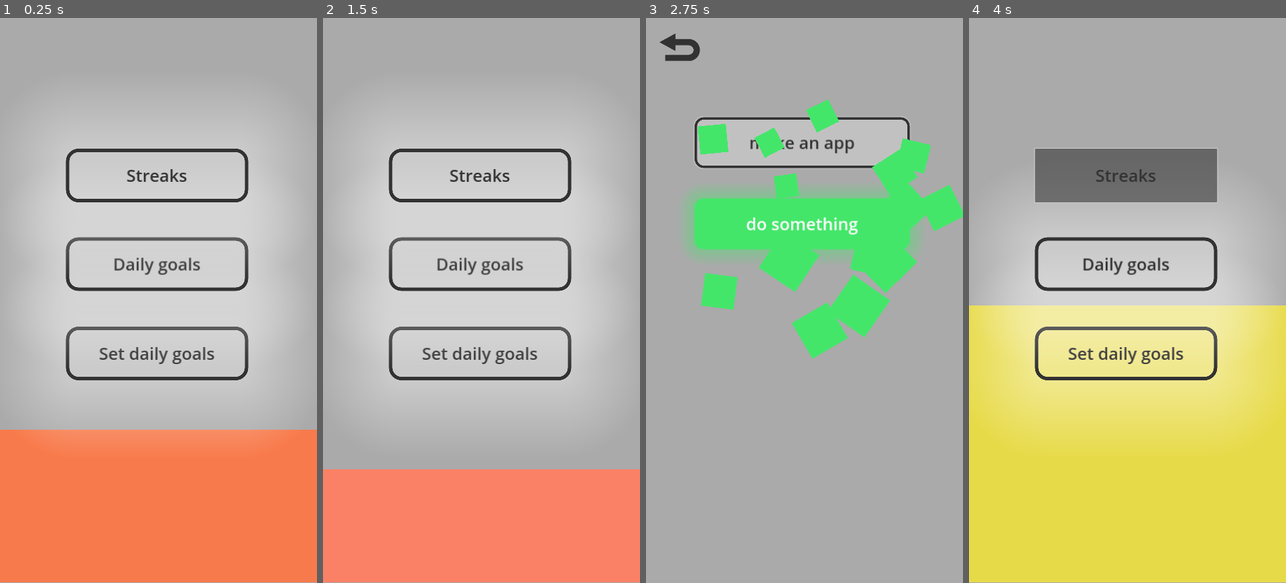
Above: before the commit, frames 1-4 (left to right).
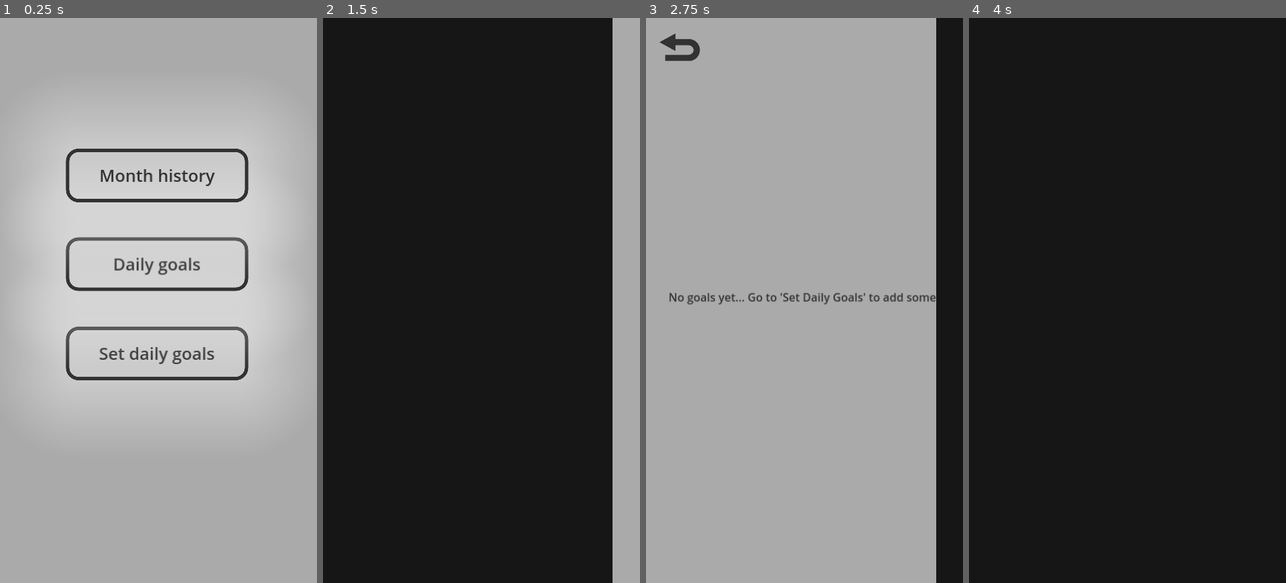
Above: after the commit, the same moments.

Repository: MRGlick/Productivity-app
Game: Godot game, scene res://main.tscn
Same seed, same stepped clock (60 frames per second), same inputs: the game is played once before the commit and once after it.
Inputs (mouse positions are in pixels of both pictures, inside the frame that each line leads up to):
- Up to frame 1 (0.25 s): no input
- Up to frame 2 (1.5 s): click "Set daily goals" at 0.5 s; click (357, 46) at 1.25 s
- Up to frame 3 (2.75 s): click "Daily goals" at 2 s
- Up to frame 4 (4 s): click (1003, 46) at 2.75 s; click "Streaks" (after the commit: "Month history") at 3.5 s

The runs differ from the first frame. In frame 1, 27% of the frame differs, in the area x 0-100%, y 26-100%; in frame 2, 93%; in frame 3, 25%; in frame 4, 100%, in the area x 0-100%, y 0-100%.

Commit message:
Finished month history and added some final touchups.

Diff:
--- a/DailyGoals.gd
+++ b/DailyGoals.gd
@@ -7,7 +7,10 @@
 var button_spacing = 230
 
 func _ready():
-	update_button_positions()
+	if Global.daily_goals != {}:
+		update_button_positions()
+		$NoTasksYet.hide()
+
 
 func _on_back_button_pressed():
 	Global.change_scene("res://main.tscn")
--- a/DailyGoals.tscn
+++ b/DailyGoals.tscn
@@ -29,4 +29,15 @@
 offset_right = 40.0
 offset_bottom = 40.0
 
+[node name="NoTasksYet" type="Label" parent="."]
+layout_mode = 0
+offset_top = 622.0
+offset_right = 898.0
+offset_bottom = 958.0
+theme_override_colors/font_color = Color(0.196078, 0.196078, 0.196078, 1)
+theme_override_font_sizes/font_size = 32
+text = "No goals yet... Go to 'Set Daily Goals' to add some!"
+horizontal_alignment = 1
+vertical_alignment = 1
+
 [connection signal="pressed" from="BackButton" to="." method="_on_back_button_pressed"]
--- a/Global.gd
+++ b/Global.gd
@@ -1,7 +1,7 @@
 extends Node
 
 
-var daily_goals: Dictionary = {'make an app' : false, 'do something' : true} # ex: 'make an app' : false, 'do something' : true | value is whether the task has been done or not
+var daily_goals: Dictionary = {} # ex: 'make an app' : false, 'do something' : true | value is whether the task has been done or not
 
 var save_path: String = "user://data.dat"
 
@@ -13,7 +13,10 @@
 
 var days := []
 
+var scene_changing = false
+
 func _ready():
+	_save()
 	_load()
 	if date_last_opened and date_last_opened.day != get_datetime().day:
 		update_goals_completion()
@@ -34,7 +37,13 @@
 		daily_goals[key] = false
 
 func change_scene(path):
+	if scene_changing: return
+	scene_changing = true
+	Transition.close()
+	await Transition.finished_closing
 	get_tree().change_scene_to_file(path)
+	Transition.open()
+	scene_changing = false
 
 func get_datetime():
 	return Time.get_datetime_dict_from_system()
@@ -53,5 +62,6 @@
 		save_data = file.get_var()
 		date_last_opened = save_data.date_last_opened
 		daily_goals = save_data.daily_goals
-		days = [Day.new(get_datetime(), 0.5), Day.new(get_datetime(), 0.2), Day.new(get_datetime(), 0.5), Day.new(get_datetime(), 0.2), Day.new(get_datetime(), 0.5), Day.new(get_datetime(), 0.2), Day.new(get_datetime(), 0.5), Day.new(get_datetime(), 0.2)]
+		#[Day.new(get_datetime(), 0.5), Day.new(get_datetime(), 0.2), Day.new(get_datetime(), 0.5), Day.new(get_datetime(), 0.2), Day.new(get_datetime(), 0.5), Day.new(get_datetime(), 0.2), Day.new(get_datetime(), 0.5), Day.new(get_datetime(), 0.2)]
+		days = save_data.days
 		file.close()
--- a/Streaks.gd
+++ b/Streaks.gd
@@ -66,3 +66,7 @@
 			return "November"
 		12:
 			return "December"
+
+
+func _on_back_button_pressed():
+	Global.change_scene("res://main.tscn")
--- a/Streaks.tscn
+++ b/Streaks.tscn
@@ -1,6 +1,7 @@
-[gd_scene load_steps=2 format=3 uid="uid://yksgtibu15tj"]
+[gd_scene load_steps=3 format=3 uid="uid://b0d2r4kr3r1fq"]
 
 [ext_resource type="Script" path="res://Streaks.gd" id="1_rnium"]
+[ext_resource type="Texture2D" uid="uid://btronouxiv6i3" path="res://Back.png" id="2_0k33y"]
 
 [node name="Streaks" type="Control"]
 layout_mode = 3
@@ -111,3 +112,16 @@
 text = "Sun"
 horizontal_alignment = 1
 vertical_alignment = 1
+
+[node name="BackButton" type="Button" parent="."]
+offset_left = 34.0
+offset_top = 28.0
+offset_right = 159.0
+offset_bottom = 141.0
+icon = ExtResource("2_0k33y")
+flat = true
+alignment = 2
+icon_alignment = 1
+expand_icon = true
+
+[connection signal="pressed" from="BackButton" to="." method="_on_back_button_pressed"]
--- /dev/null
+++ b/Transition.gd
@@ -0,0 +1,33 @@
+extends Control
+
+signal finished_closing
+signal finished_opening
+
+var closing = false
+var opening = false
+
+func close():
+	$ColorRect.position.x = -1150
+	closing = true
+	opening = false
+	for i in 30:
+		if !closing: return
+		$ColorRect.position.x = lerp($ColorRect.position.x, 0.0, 0.1)
+		await get_tree().create_timer(.01).timeout
+	closing = false
+	$ColorRect.position.x = 0.0
+	emit_signal("finished_closing")
+	print("finished_closing")
+
+
+func open():
+	print("started_opening")
+	opening = true
+	closing = false
+	for i in 30:
+		if !opening: return
+		$ColorRect.position.x = lerp($ColorRect.position.x, 1150.0, 0.1)
+		await get_tree().create_timer(.01).timeout
+	opening = false
+	$ColorRect.position.x = -1150.0
+	emit_signal("finished_opening")
--- /dev/null
+++ b/Transition.tscn
@@ -0,0 +1,24 @@
+[gd_scene load_steps=2 format=3 uid="uid://b0m75modngfc6"]
+
+[ext_resource type="Script" path="res://Transition.gd" id="1_d7vbq"]
+
+[node name="Transition" type="Control"]
+layout_mode = 3
+anchors_preset = 15
+anchor_right = 1.0
+anchor_bottom = 1.0
+grow_horizontal = 2
+grow_vertical = 2
+script = ExtResource("1_d7vbq")
+
+[node name="ColorRect" type="ColorRect" parent="."]
+z_index = 10
+layout_mode = 1
+anchors_preset = 15
+anchor_right = 1.0
+anchor_bottom = 1.0
+offset_left = -1150.0
+offset_right = -902.0
+grow_horizontal = 2
+grow_vertical = 2
+color = Color(0.0862745, 0.0862745, 0.0862745, 1)
--- a/main.gd
+++ b/main.gd
@@ -32,3 +32,7 @@
 
 func _on_daily_goals_pressed():
 	Global.change_scene("res://DailyGoals.tscn")
+
+
+func _on_streaks_pressed():
+	Global.change_scene("res://Streaks.tscn")
--- a/main.tscn
+++ b/main.tscn
@@ -85,7 +85,8 @@
 theme_override_colors/font_outline_color = Color(0.196078, 0.196078, 0.196078, 1)
 theme_override_font_sizes/font_size = 48
 theme_override_styles/normal = SubResource("StyleBoxFlat_vdlei")
-text = "Streaks"
+text = "Month history"
 
 [connection signal="pressed" from="SetDailyGoals" to="." method="_on_set_daily_goals_pressed"]
 [connection signal="pressed" from="DailyGoals" to="." method="_on_daily_goals_pressed"]
+[connection signal="pressed" from="Streaks" to="." method="_on_streaks_pressed"]
--- a/project.godot
+++ b/project.godot
@@ -12,12 +12,13 @@
 
 config/name="Daily_task_app"
 run/main_scene="res://main.tscn"
-config/features=PackedStringArray("4.1", "Mobile")
+config/features=PackedStringArray("4.0", "Mobile")
 config/icon="res://icon.svg"
 
 [autoload]
 
 Global="*res://Global.gd"
+Transition="*res://Transition.tscn"
 
 [display]
 
@@ -25,8 +26,8 @@
 window/size/viewport_height=1600
 window/size/initial_position=Vector2i(0, 800)
 window/size/extend_to_title=true
+window/handheld/orientation=1
 window/stretch/mode="canvas_items"
-window/handheld/orientation=1
 
 [internationalization]
 
